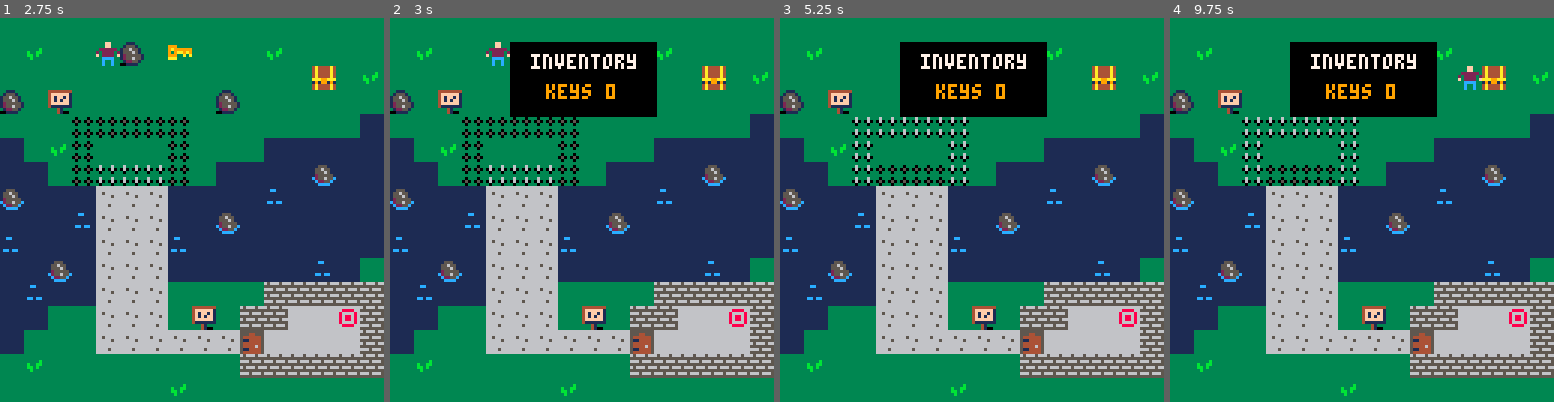
Above: before the commit, frames 1-4 (left to right).
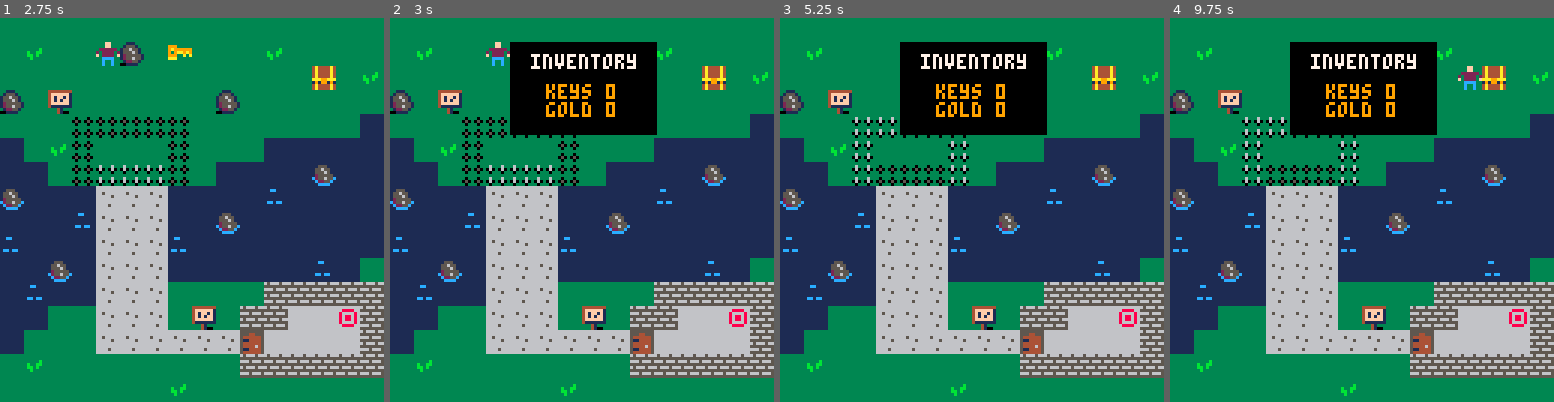
Above: after the commit, the same moments.

Repository: Qowface/pico8-carts
Game: PICO-8 cartridge adventure.p8
The game is run twice, just before and just after one commit, with the same random seed, the same clock (stepped at 60 frames per second) and the same inputs.
Inputs:
- Up to frame 1 (2.75 s): tap X (X key) at 0.33, 1.07, 1.85 s; tap O (Z key) at 0.7, 1.7, 2.1, 2.5 s; hold Right 1.6-2.1 s; hold Up 2.15-2.42 s; hold Right from 2.47 s (still down)
- Up to frame 2 (3 s): keep holding Right; tap O (Z key) at 2.9 s; tap X (X key) at 2.97 s
- Up to frame 3 (5.25 s): release Right at 3.03 s; hold Left 3.08-3.58 s; tap O (Z key) every 0.4 s from 3.3 to 4.9 s; hold Down 3.63-3.97 s; hold Right 4.02-4.68 s; tap X (X key) at 4.08, 5.2 s; hold Up 4.73-5.03 s; hold Left from 5.08 s (still down)
- Up to frame 4 (9.75 s): tap O (Z key) every 0.4 s from 5.3 to 9.7 s; release Left at 5.68 s; hold Down 5.73-6.03 s; hold Right 6.08-6.58 s; tap X (X key) every 1.12 s from 6.32 to 9.67 s; hold Right 6.63-7.13 s; hold Up 7.18-7.45 s; hold Right 7.5-8.07 s; hold Left 8.12-8.62 s; hold Down 8.67-9 s; hold Right 9.05-9.72 s

Frame 1 is identical in both runs. In frame 2, 1.8% of the frame differs, in the area x 31-70%, y 21-31%; in frame 3, 1.9%; in frame 4, 1.9%.

Commit message:
Adventure Game - Implement support for additional tile types.

Diff:
--- a/adventure.p8
+++ b/adventure.p8
@@ -45,14 +45,15 @@
 	anim_time=30 --30 = 1 second
 
 	--map tile settings
-	wall=0
-	key=1
-	door=2
-	anim1=3
-	anim2=4
-	text=5
-	lose=6
-	win=7
+	wall={18,32,33,34,36,37,50,52,55}
+	key={20}
+	door={52}
+	anim1={23}
+	anim2={24}
+	text={20,36,55}
+	lose={23}
+	win={7}
+	gold={36}
 end
 
 function update_map()
@@ -73,8 +74,10 @@
 
 function is_tile(tile_type,x,y)
 	tile=mget(x,y)
-	has_flag=fget(tile,tile_type)
-	return has_flag
+	for i=1,#tile_type do
+		if (tile==tile_type[i]) return true
+	end
+	return false
 end
 
 function can_move(x,y)
@@ -101,6 +104,12 @@
 	p.keys-=1
 	swap_tile(x,y)
 	sfx(2)
+end
+
+function get_gold(x,y)
+	p.gold+=5
+	swap_tile(x,y)
+	sfx(1)
 end
 
 -->8
@@ -112,6 +121,7 @@
 	p.y=2
 	p.sprite=1
 	p.keys=0
+	p.gold=0
 end
 
 function draw_player()
@@ -146,6 +156,8 @@
 		get_key(x,y)
 	elseif (is_tile(door,x,y) and p.keys>0) then
 		open_door(x,y)
+	elseif (is_tile(gold,x,y)) then
+		get_gold(x,y)
 	end
 end
 
@@ -156,9 +168,10 @@
 	invx=mapx*8+40
 	invy=mapy*8+8
 
-	rectfill(invx,invy,invx+48,invy+24,0)
+	rectfill(invx,invy,invx+48,invy+30,0)
 	print("inventory",invx+7,invy+4,7)
 	print("keys "..p.keys,invx+12,invy+14,9)
+	print("gold "..p.gold,invx+12,invy+20,9)
 end
 
 -->8
@@ -209,6 +222,7 @@
 	add_text(2,3,"danger - spikes ahead!")
 	add_text(8,12,"you're almost there!")
 	add_text(7,1,"you found a key!")
+	add_text(13,2,"you found some gold!")
 end
 
 function add_text(x,y,message)
